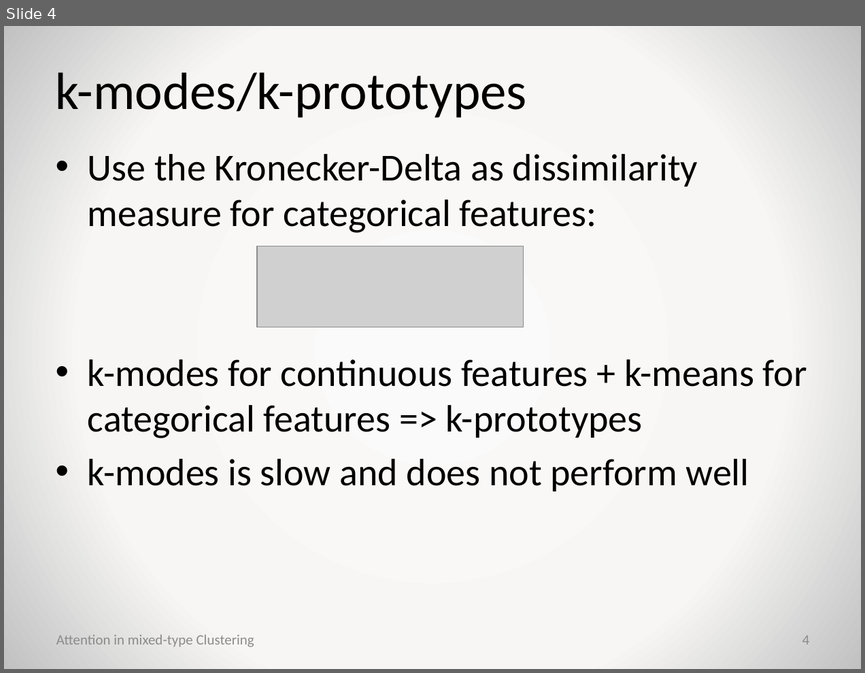
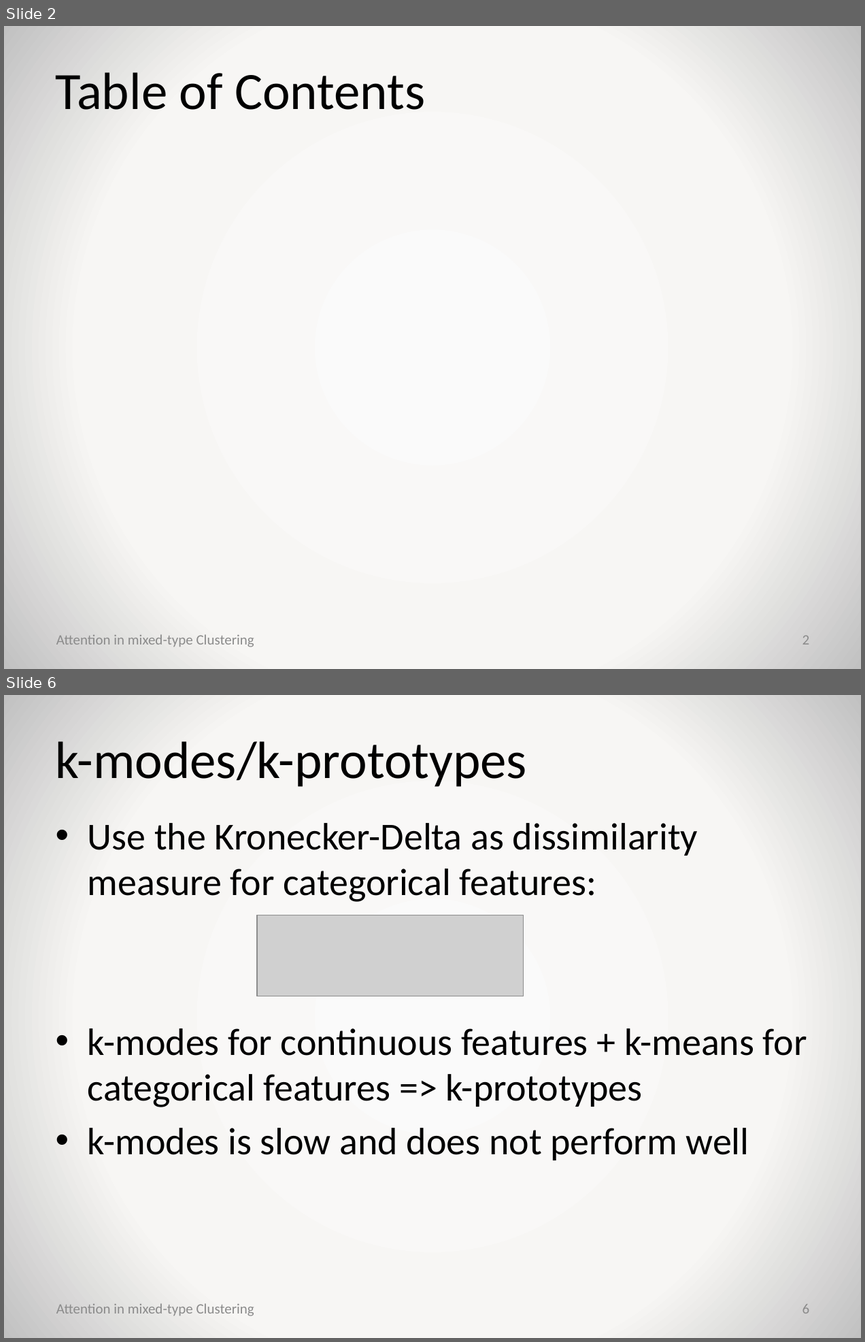
Before and after one commit to jaanisfehling/attention-mixed-type-clustering, a slide deck: presentation.pptx. Shown one above the other, each under a label of ours: slide 4 before the commit, slides 2 and 6 after it; the slides between them are not shown. The pictures are 865x673 and 865x1342 pixels, drawn with LibreOffice and Linux fonts; fonts in the diff are those of the drawing; grey boxes stand for pictures; background and template pictures are left out. Boxes give left, top, right and bottom in pixels: in the first picture for what was removed or moved away, otherwise in the second. Text is boxed around its words. In the diff, an @@ line names an element or a change of style, - is before the commit and + after.

```diff
--- a/presentation.pptx
+++ b/presentation.pptx
@@ slide 2 added at [4, 26, 861, 669], background gradient #FAFAFA to #F7F6F4 to #C1C1C1 @@
@@ title added at [56, 72, 425, 110], 44 pt, text #000000 @@
+Table of Contents
@@ text added at [56, 634, 254, 647], 12 pt, text #8C8C8C @@
+Attention in mixed-type Clustering
@@ page number added at [802, 635, 810, 644], 12 pt, text #8C8C8C @@
+2
@@ what was slide 4 is now slide 6 @@
@@ page number at [802, 1304, 810, 1313]: text changed @@
-4
+6
```
Also in this commit, not shown: 2 slides changed, 2 other slides added.
